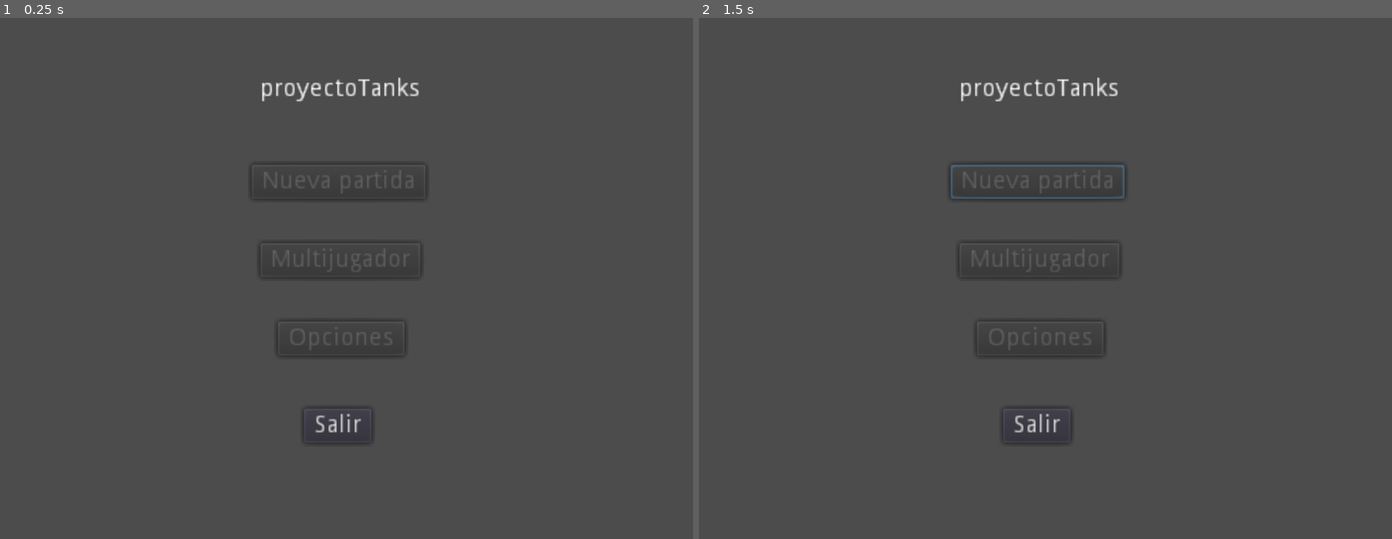
Above: before the commit, frames 1-2 (left to right).
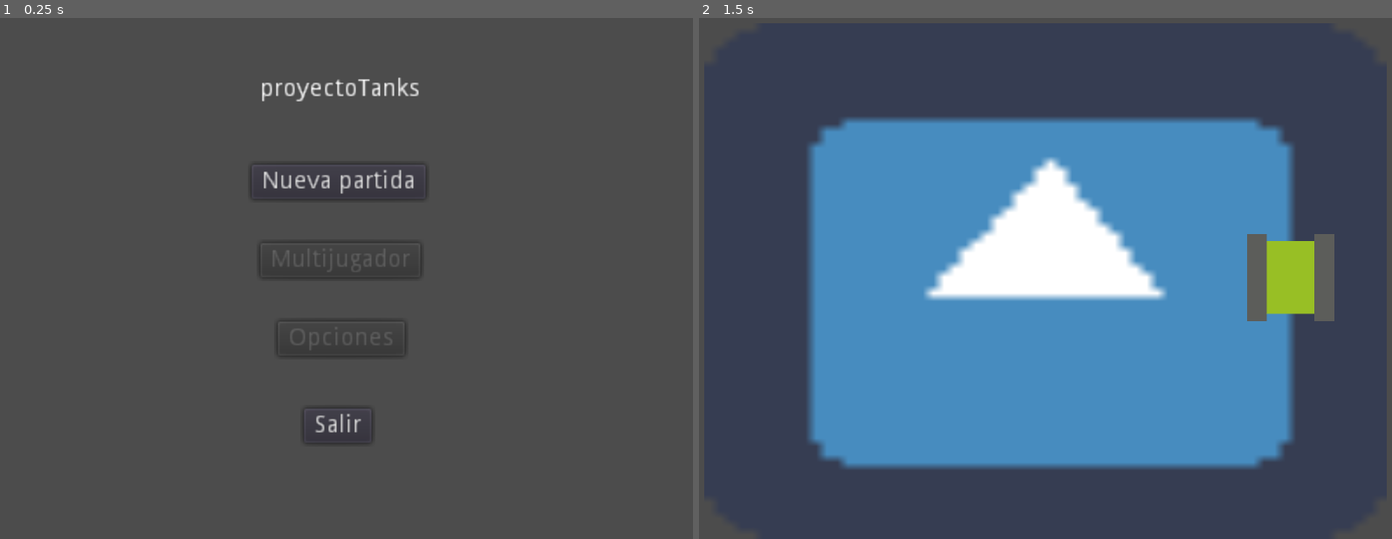
Above: after the commit, the same moments.

Repository: SergioJimenezM/proyectoTanks
Game: Godot game, scene res://escenas/MenuPrincipal.tscn
Same seed, same stepped clock (60 frames per second), same inputs: the game is played once before the commit and once after it. The engine's default icon, where the game draws it, is replaced by a stand-in: a white triangle on a blue panel in a dark square.
Inputs (mouse positions are in pixels of both pictures, inside the frame that each line leads up to):
- Up to frame 1 (0.25 s): no input
- Up to frame 2 (1.5 s): click (1038, 179) at 0.5 s, where only the run after the commit has a clickable "Nueva partida"; tap Enter at 1.25 s

The runs differ from the first frame. In frame 1, 0.3% of the frame differs, in the area x 38-60%, y 29-34%; in frame 2, 47%, in the area x 15-89%, y 11-87%.

Commit message:
nueva escena, dos sprites y spawneo correcto, ya se conecta el menu principal con el mapa

Diff:
--- a/proyectoTanks/escenas/Mapa.gd
+++ b/proyectoTanks/escenas/Mapa.gd
@@ -1,8 +1,7 @@
 extends Node2D
 
 func _ready():
-	pass
-
-func _physics_process(delta):
-
-	pass
+	var spawn = get_node("Position2D")
+	var tank = load("res://escenas/tankeAmarillo.tscn").instance()
+	tank.set_position(spawn.get_position())
+	get_parent().add_child(tank)
--- a/proyectoTanks/escenas/Mapa.tscn
+++ b/proyectoTanks/escenas/Mapa.tscn
@@ -1,23 +1,31 @@
-[gd_scene load_steps=4 format=2]
+[gd_scene load_steps=7 format=2]
 
 [ext_resource path="res://escenas/Mapa.gd" type="Script" id=1]
 [ext_resource path="res://icon.png" type="Texture" id=2]
 
-[sub_resource type="CanvasItemMaterial" id=1]
-blend_mode = 1
-particles_animation = true
-particles_anim_h_frames = 1
-particles_anim_v_frames = 1
-particles_anim_loop = false
+[sub_resource type="SegmentShape2D" id=1]
+a = Vector2( -420, 0 )
+b = Vector2( 360, 0 )
 
-[node name="Node2D" type="Node2D"]
+[sub_resource type="SegmentShape2D" id=2]
+a = Vector2( 380, 10 )
+b = Vector2( -400, 10 )
+
+[sub_resource type="SegmentShape2D" id=3]
+a = Vector2( -40, 300 )
+b = Vector2( -40, -280 )
+
+[sub_resource type="SegmentShape2D" id=4]
+a = Vector2( 40, -250 )
+b = Vector2( 40, 330 )
+
+[node name="Node2D" type="Area2D"]
 script = ExtResource( 1 )
 __meta__ = {
 "_edit_lock_": true
 }
 
 [node name="Sprite" type="Sprite" parent="."]
-material = SubResource( 1 )
 position = Vector2( 399, 304 )
 scale = Vector2( 12.2188, 9.25 )
 texture = ExtResource( 2 )
@@ -26,4 +34,32 @@
 }
 
 [node name="Position2D" type="Position2D" parent="."]
-position = Vector2( 420, 570 )
+position = Vector2( 680, 300 )
+__meta__ = {
+"_edit_lock_": true
+}
+
+[node name="colisionSuperior" type="CollisionShape2D" parent="."]
+position = Vector2( 430, 10 )
+shape = SubResource( 1 )
+__meta__ = {
+"_edit_lock_": true
+}
+
+[node name="colisionInferior" type="CollisionShape2D" parent="."]
+position = Vector2( 410, 580 )
+shape = SubResource( 2 )
+__meta__ = {
+"_edit_lock_": true
+}
+
+[node name="colisionDerecha" type="CollisionShape2D" parent="."]
+position = Vector2( 830, 290 )
+shape = SubResource( 3 )
+__meta__ = {
+"_edit_lock_": true
+}
+
+[node name="colisionIzquierda" type="CollisionShape2D" parent="."]
+position = Vector2( -30, 260 )
+shape = SubResource( 4 )
--- a/proyectoTanks/escenas/MenuPrincipal.tscn
+++ b/proyectoTanks/escenas/MenuPrincipal.tscn
@@ -1,6 +1,7 @@
-[gd_scene load_steps=2 format=2]
+[gd_scene load_steps=3 format=2]
 
-[ext_resource path="res://scripts/btnExit.gd" type="Script" id=1]
+[ext_resource path="res://scripts/btnNewGame.gd" type="Script" id=1]
+[ext_resource path="res://scripts/btnExit.gd" type="Script" id=2]
 
 [node name="GUI" type="Control"]
 anchor_right = 1.0
@@ -27,8 +28,8 @@
 rect_scale = Vector2( 2, 2 )
 size_flags_horizontal = 4
 size_flags_vertical = 4
-disabled = true
 text = "Nueva partida"
+script = ExtResource( 1 )
 
 [node name="btnMultiplayer" type="Button" parent="."]
 margin_left = 300.0
--- a/proyectoTanks/escenas/tanke.tscn
+++ b/proyectoTanks/escenas/tankeAmarillo.tscn
@@ -1,11 +1,12 @@
 [gd_scene load_steps=3 format=2]
 
-[ext_resource path="res://icon.png" type="Texture" id=1]
+[ext_resource path="res://sprites/tankeEstructuraAmarilla.png" type="Texture" id=1]
 
 [sub_resource type="RectangleShape2D" id=1]
-extents = Vector2( 26.9147, 31.7765 )
+extents = Vector2( 55.0525, 83.3725 )
 
 [node name="Node2D" type="Node2D"]
+scale = Vector2( 0.5, 0.5 )
 __meta__ = {
 "_edit_lock_": true
 }
@@ -22,4 +23,5 @@
 }
 
 [node name="CollisionShape2D" type="CollisionShape2D" parent="KinematicBody2D"]
+position = Vector2( 1.52588e-05, -0.435333 )
 shape = SubResource( 1 )
--- /dev/null
+++ b/proyectoTanks/scripts/btnNewGame.gd
@@ -0,0 +1,4 @@
+extends Button
+
+func _pressed():
+	get_tree().change_scene("res://escenas/Mapa.tscn")
Not shown: 1 places in proyectoTanks/escenas/MenuPrincipal.tscn that only renumber resources
Binary file added: proyectoTanks/sprites/tankeEstructuraAmarilla.png
Not shown, added: proyectoTanks/sprites/tankeEstructuraAmarilla.png.import
Binary file added: proyectoTanks/sprites/tankeEstructuraVerde.png
Not shown, added: proyectoTanks/sprites/tankeEstructuraVerde.png.import
